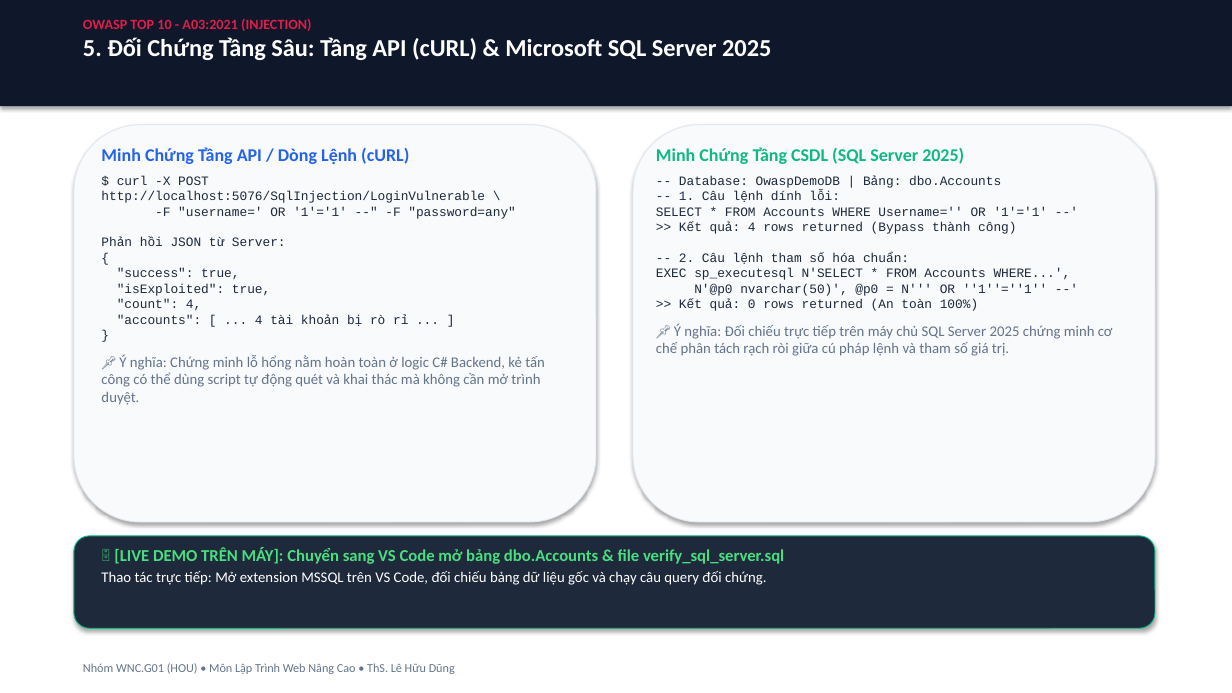
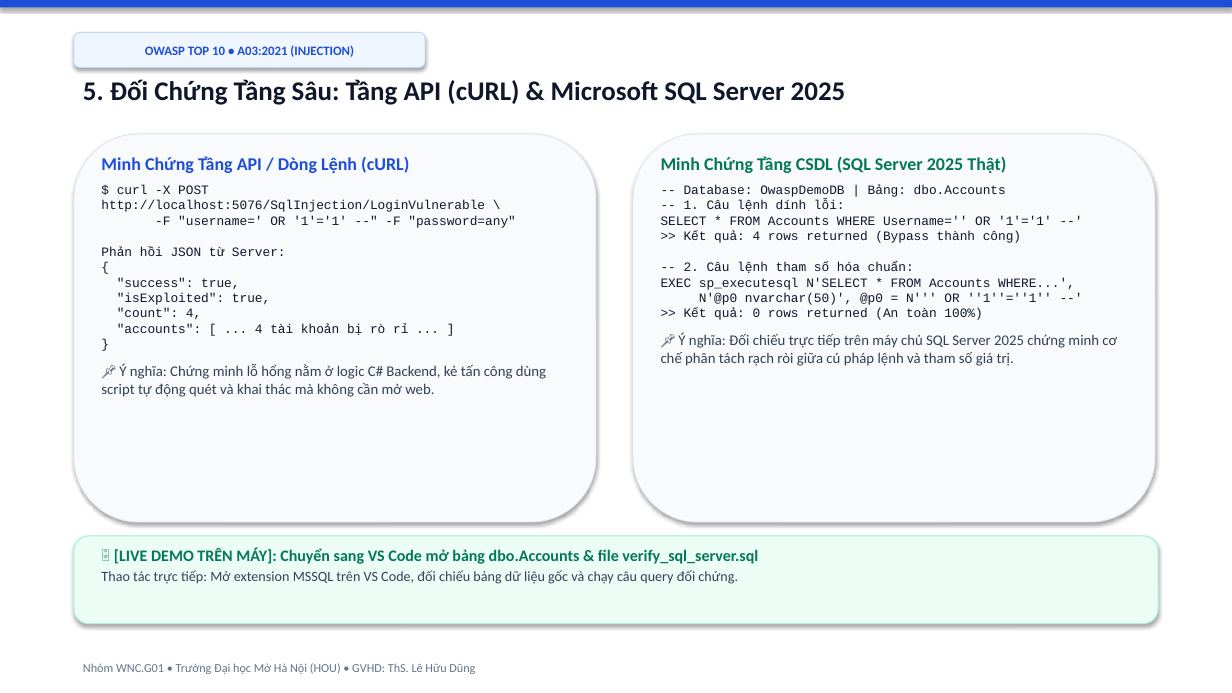
Before and after one commit to hocjsoo/OWASP_Demo, a slide deck: slide 6 of Slide_OWASP_SQL_Injection.pptx. Drawn at 1232x693 pixels with LibreOffice and Linux fonts; fonts in the diff are those of the drawing. Boxes give left, top, right and bottom in pixels: in the first picture for what was removed or moved away, otherwise in the second. Text is boxed around its words. In the diff, an @@ line names an element or a change of style, - is before the commit and + after.

Commit message:
feat: redesign entire presentation with modern Gamma/Canva light theme optimized for classroom projectors

```diff
--- a/Slide_OWASP_SQL_Injection.pptx
+++ b/Slide_OWASP_SQL_Injection.pptx
@@ rectangle: place and size @@
-rectangle at <box>0,0,1232,106</box>
+rectangle at <box>0,0,1232,7</box>
@@ rectangle at <box>0,0,1232,7</box>: fill #0F172A to #1D4ED8 @@
@@ text at <box>83,18,311,31</box>: paragraph removed @@
-OWASP TOP 10 - A03:2021 (INJECTION)
@@ rounded rectangle added at <box>74,32,425,67</box>, fill #EFF6FF, outline #BFDBFE 0.75 pt, 10 pt, text #1D4ED8, bold @@
+OWASP TOP 10 • A03:2021 (INJECTION)
@@ text "5. Đối Chứng Tầng Sâu: ...": place and size @@
-text "5. Đối Chứng Tầng Sâu: ..." at <box>83,18,771,60</box>
+text "5. Đối Chứng Tầng Sâu: ..." at <box>83,79,846,105</box>
@@ text "5. Đối Chứng Tầng Sâu: ..." at <box>83,79,846,105</box>: size 19 to 21 pt, text colour #FFFFFF to #0F172A @@
@@ rounded rectangle: place and size @@
-rounded rectangle at <box>74,125,596,522</box>
+rounded rectangle at <box>74,134,596,522</box>
@@ text "Minh Chứng Tầng API / ...": place and size @@
-text "Minh Chứng Tầng API / ..." at <box>101,147,545,405</box>
+text "Minh Chứng Tầng API / ..." at <box>101,156,546,397</box>
@@ rounded rectangle: place and size @@
-rounded rectangle at <box>633,125,1155,522</box>
+rounded rectangle at <box>633,134,1155,522</box>
@@ text "Minh Chứng Tầng CSDL (SQL ...": place and size @@
-text "Minh Chứng Tầng CSDL (SQL ..." at <box>656,147,1113,356</box>
+text "Minh Chứng Tầng CSDL (SQL ..." at <box>661,156,1117,366</box>
@@ text at <box>101,156,515,335</box>: text colour #2563EB to #1D4ED8 in "Minh Chứng Tầng API / Dòng Lệnh ..."; text colour #1E293B to #0F172A in "$ curl -X POST http://localhost:5076/SqlInjection/LoginVulne ..." @@
@@ text at <box>661,156,1006,173</box>: text changed; text colour #10B981 to #047857 @@
-Minh Chứng Tầng CSDL (SQL Server 2025)
+Minh Chứng Tầng CSDL (SQL Server 2025 Thật)
@@ text at <box>661,185,1117,366</box>: text colour #1E293B to #0F172A in "-- Database: OwaspDemoDB | Bảng: dbo.Accounts -- ..."; text colour #64748B to #334155 in "📌 Ý nghĩa: Đối chiếu trực tiếp ..." @@
@@ text at <box>101,363,546,397</box>: text changed; text colour #64748B to #334155 @@
-📌 Ý nghĩa: Chứng minh lỗ hổng nằm hoàn toàn ở logic C# Backend, kẻ tấn công có thể dùng script tự động quét và khai thác mà không cần mở trình duyệt.
+📌 Ý nghĩa: Chứng minh lỗ hổng nằm ở logic C# Backend, kẻ tấn công dùng script tự động quét và khai thác mà không cần mở web.
@@ rounded rectangle: place and size @@
-rounded rectangle at <box>74,536,1155,628</box>
+rounded rectangle at <box>74,536,1158,624</box>
@@ rounded rectangle at <box>74,536,1158,624</box>: fill #1E293B to #ECFDF5; outline #10B981 0.75 pt to #A7F3D0 0.75 pt @@
@@ text "🗄️ [LIVE DEMO TRÊN MÁY]: ..." at <box>101,548,758,584</box>: size 13 to 12.5 pt, text colour #4ADE80 to #047857 in "🗄️ [LIVE DEMO TRÊN MÁY]: Chuyển sang ..."; size 11.5 to 11 pt, text colour #FFFFFF to #334155 in "Thao tác trực tiếp: Mở extension MSSQL ..." @@
@@ text at <box>83,663,475,674</box>: text changed @@
-Nhóm WNC.G01 (HOU) • Môn Lập Trình Web Nâng Cao • ThS. Lê Hữu Dũng
+Nhóm WNC.G01 • Trường Đại học Mở Hà Nội (HOU) • GVHD: ThS. Lê Hữu Dũng
```
Also in this commit, not shown: 7 other slides changed, 2 other files.
